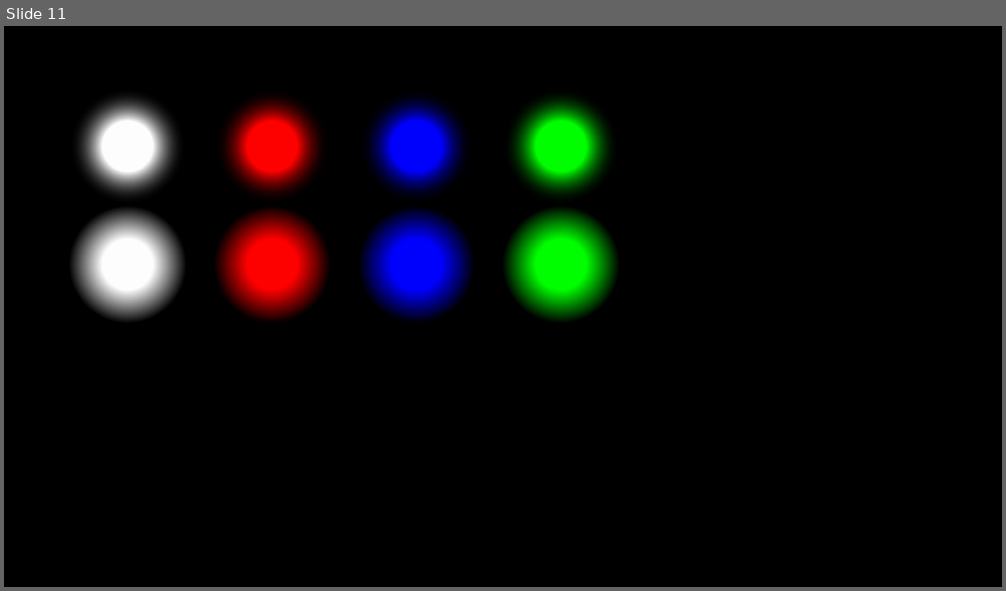
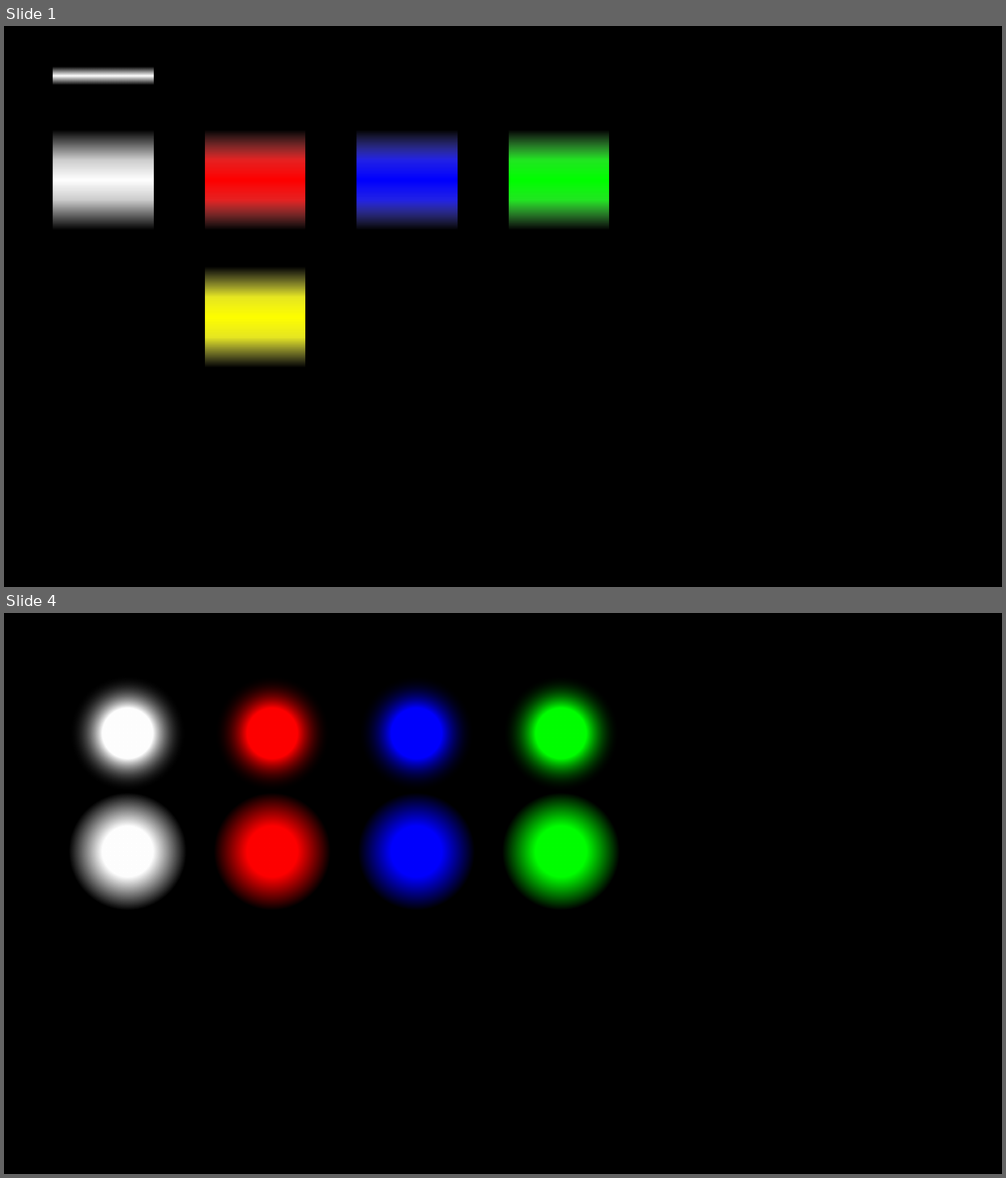
Before and after one commit to SNUGDC/LightsOn, a slide deck: Art Dummy.pptx. Shown one above the other, each under a label of ours: slide 11 before the commit, slides 1 and 4 after it; the slides between them are not shown. The pictures are 1006x591 and 1006x1178 pixels, drawn with LibreOffice and Linux fonts; fonts in the diff are those of the drawing. Boxes give left, top, right and bottom in pixels: in the first picture for what was removed or moved away, otherwise in the second. Text is boxed around its words. In the diff, an @@ line names an element or a change of style, - is before the commit and + after.

```diff
--- a/Art Dummy.pptx
+++ b/Art Dummy.pptx
@@ slide 1 added at (4,26,1002,587), background #000000 @@
@@ rectangle added at (53,67,153,85), fill gradient #FFFFFF @@
@@ rectangle added at (53,130,153,229), fill gradient #FFFFFF @@
@@ rectangle added at (206,130,305,229), fill gradient #FF8080 to #FF2626 to #FF0000 @@
@@ rectangle added at (357,130,457,229), fill gradient #8080FF to #2626FF to #0000FF @@
@@ rectangle added at (509,130,609,229), fill gradient #80FF80 to #26FF26 to #00FF00 @@
@@ rectangle added at (206,267,305,367), fill gradient #FFFF80 to #FFFF26 to #FFFF00 @@
@@ what was slide 11 is now slide 4 @@
```
Also in this commit, not shown: 2 slides changed, 1 other slide added, 9 slides removed, 33 other files.
